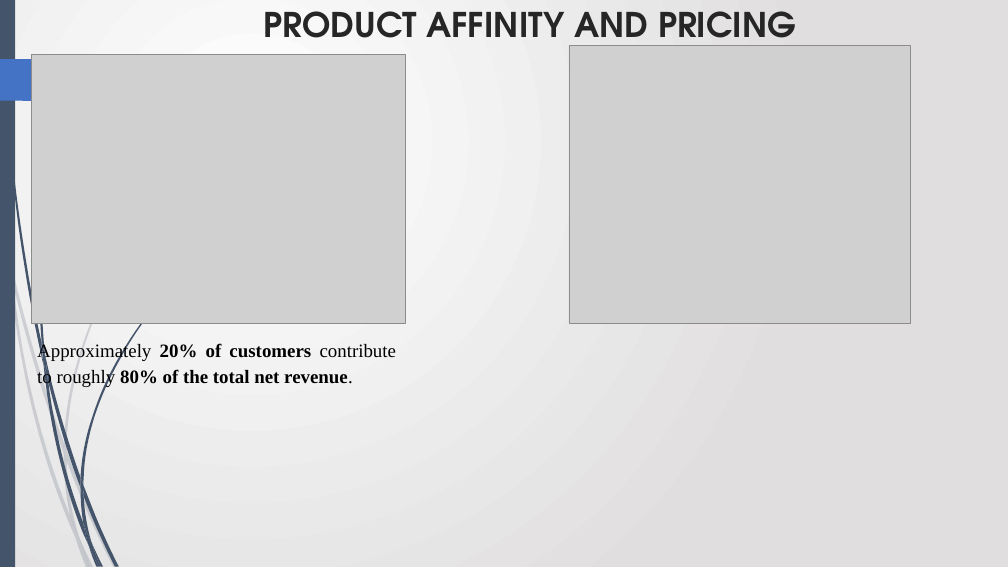
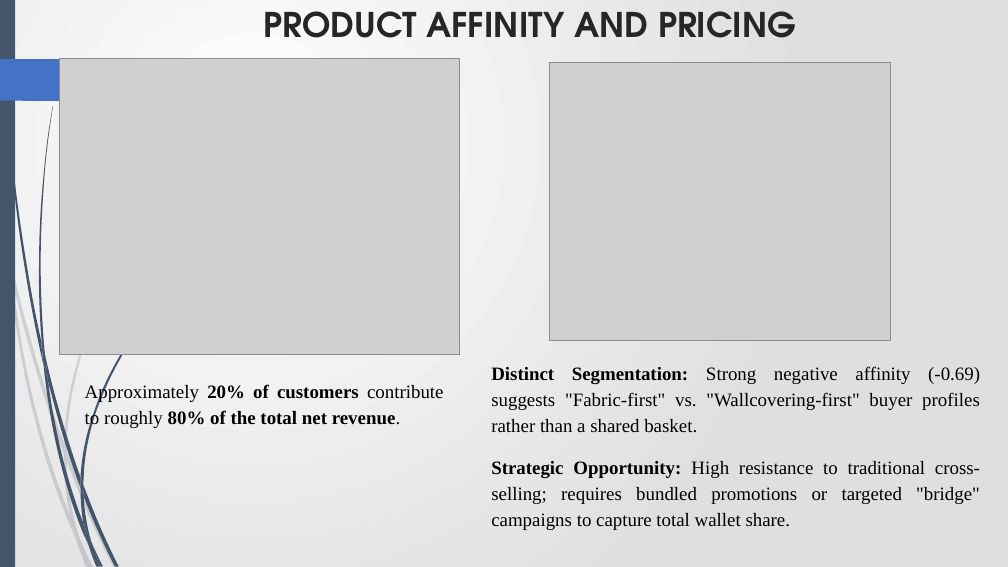
Before and after one commit to Avinash-patnaik/schumacher-customer-segmentation, a slide deck: slide 8 of luxeintelligence.pptx (slide 7 before the commit). Drawn at 1008x567 pixels with LibreOffice and Linux fonts; fonts in the diff are those of the drawing; grey boxes stand for pictures. Boxes give left, top, right and bottom in pixels: in the first picture for what was removed or moved away, otherwise in the second. Text is boxed around its words. In the diff, an @@ line names an element or a change of style, - is before the commit and + after.

```diff
--- a/luxeintelligence.pptx
+++ b/luxeintelligence.pptx
@@ picture: place and size @@
-picture at box(31, 54, 405, 324)
+picture at box(60, 58, 460, 354)
@@ picture: place and size @@
-picture at box(569, 45, 910, 323)
+picture at box(549, 63, 890, 340)
@@ text "Approximately 20% of customers contribute ...": place and size @@
-text "Approximately 20% of customers contribute ..." at box(37, 343, 397, 388)
+text "Approximately 20% of customers contribute ..." at box(85, 384, 444, 429)
@@ text added at box(491, 366, 980, 530), 18 pt, text #000000 @@
+Distinct Segmentation: Strong negative affinity (-0.69) suggests "Fabric-first" vs. "Wallcovering-first" buyer profiles rather than a shared basket.
+Strategic Opportunity: High resistance to traditional cross-selling; requires bundled promotions or targeted "bridge" campaigns to capture total wallet share.
```
Also in this commit, not shown: 1 other slide changed, 6 slides added, 1 slide removed, 3 other files.
